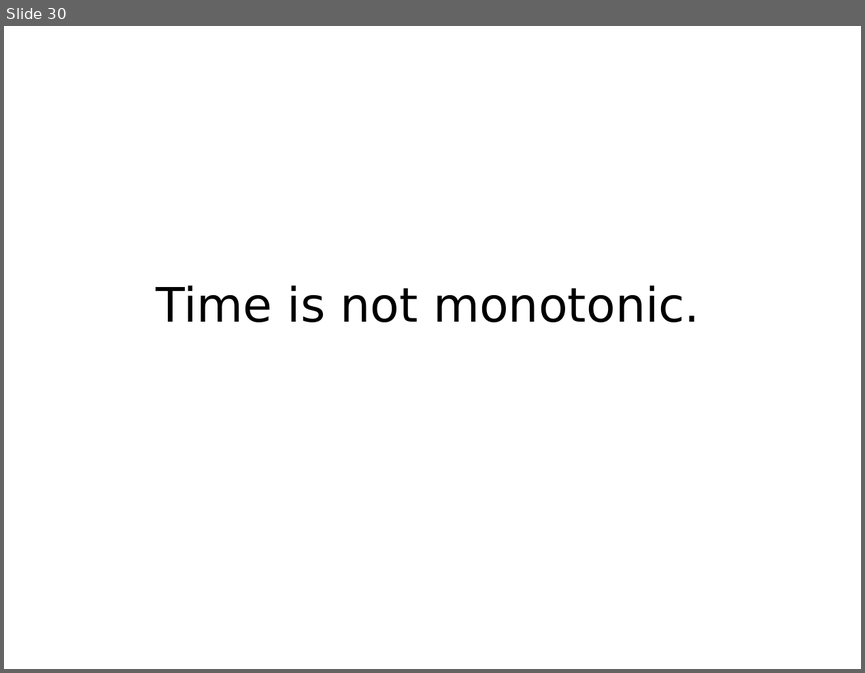
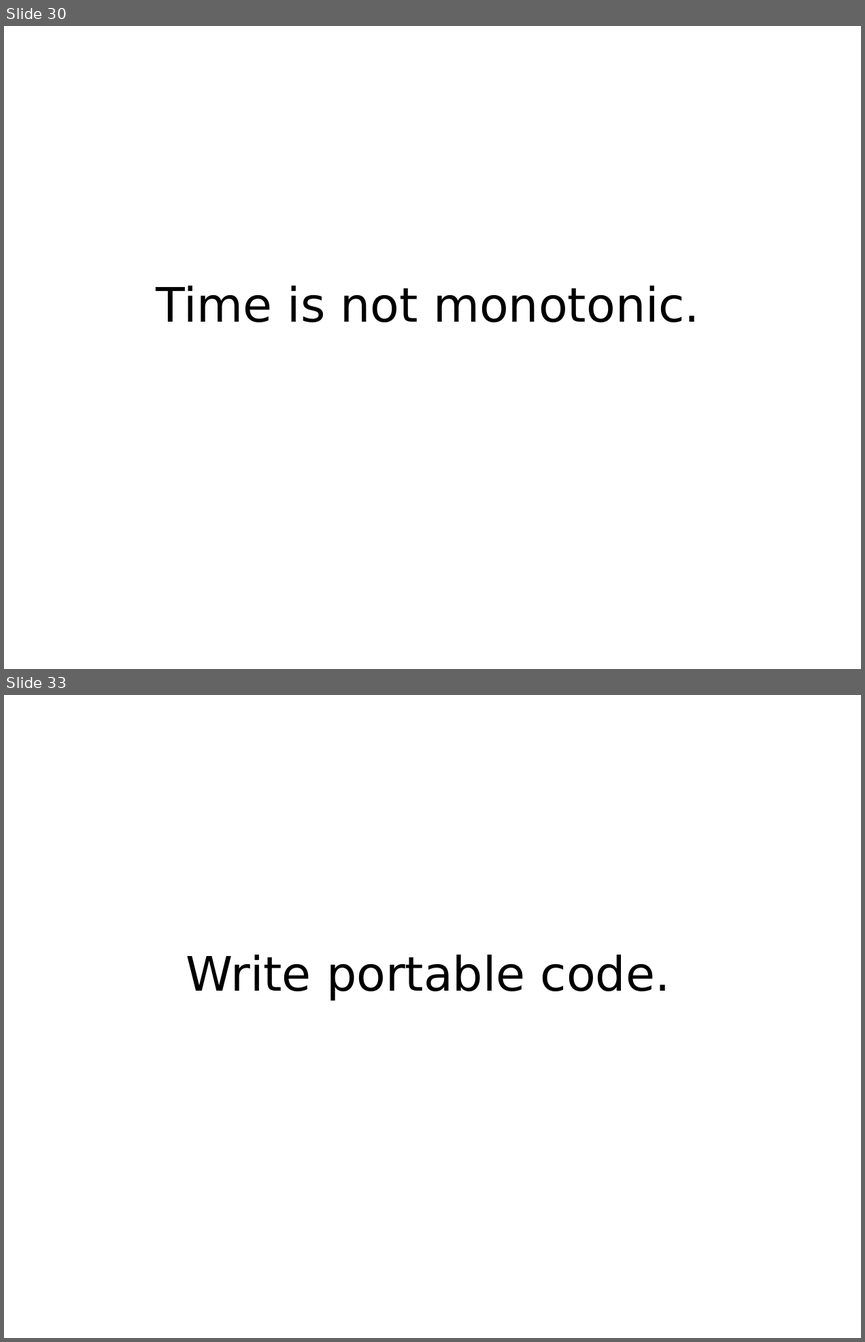
Before and after one commit to mkohler/embedded_python_presentation, a slide deck: embedded_python.odp. Shown one above the other, each under a label of ours: slide 30 before the commit, slides 30 and 33 after it; the slides between them are not shown. The pictures are 865x673 and 865x1342 pixels, drawn with LibreOffice and Linux fonts; fonts in the diff are those of the drawing. Boxes give left, top, right and bottom in pixels: in the first picture for what was removed or moved away, otherwise in the second. Text is boxed around its words. In the diff, an @@ line names an element or a change of style, - is before the commit and + after.

```diff
--- a/embedded_python.odp
+++ b/embedded_python.odp
@@ slide 33 added at [4,695,861,1338], background #FFFFFF @@
@@ title added at [186,955,670,1000], 44 pt, text #000000 @@
+Write portable code.
```
Also in this commit, not shown: 3 other slides added.
